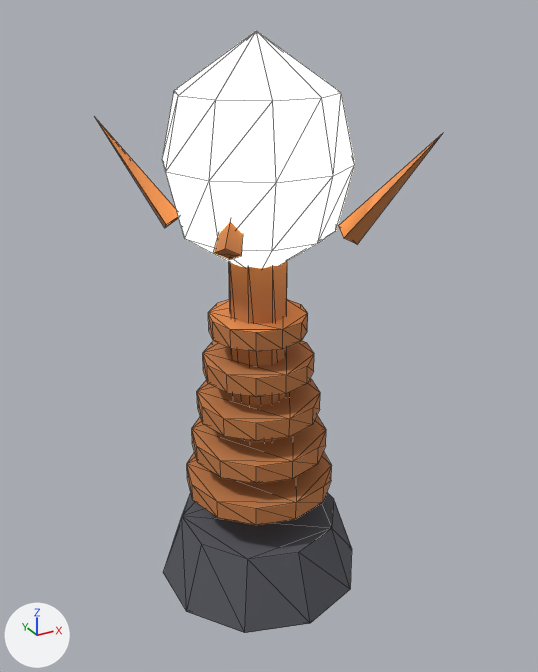
The glTF model game/assets/bauten/turm_blitz_kopf.gltf, before and after one commit.
Camera for both pictures: a 50 mm lens placed at (-1.31, -2.46, 2.37), pointed at (0.04, -0.02, 1.15). The axes (+X, +Y, +Z) are drawn at lower left. The lights are the same throughout. The first picture is the older version. Mesh edges are drawn as thin lines. Vertices at exactly the same position are counted once.

In view in the first picture: 'Kopf_blitz'.
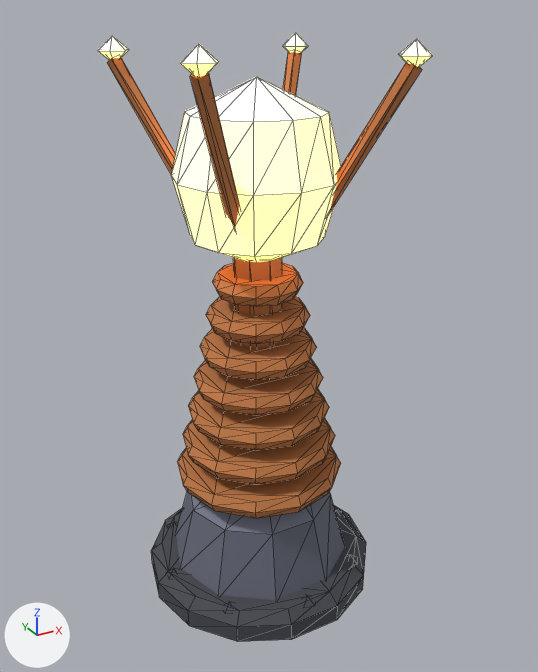
Where the change shows, as pixel boxes (x1, y1, x2, y2) in the pictures (538 x 672 px):
'Kopf_blitz', reshaped: before (96, 31, 443, 633); after (98, 33, 433, 642)
part 1 of me_kopf_blitz, added: after (233, 258, 282, 348)
part 2 of me_kopf_blitz, rebuilt (12% narrower, 21% shorter): before (162, 31, 355, 268); after (172, 76, 341, 262)
part 3 of me_kopf_blitz, rebuilt: before (187, 451, 332, 525); after (177, 447, 341, 518)
part 4 of me_kopf_blitz, rebuilt (11% shorter): before (208, 299, 308, 352); after (206, 297, 310, 344)
part 5 of me_kopf_blitz, rebuilt: before (197, 378, 320, 441); after (188, 389, 329, 450)
part 6 of me_kopf_blitz, rebuilt (13% wider): before (192, 416, 326, 484); after (183, 418, 335, 485)
part 7 of me_kopf_blitz, rebuilt (14% wider): before (163, 493, 352, 633); after (151, 505, 366, 642)
part 8 of me_kopf_blitz, deleted (orange): before (96, 119, 179, 228)
part 9 of me_kopf_blitz, deleted (orange): before (338, 133, 443, 244)
part 10 of me_kopf_blitz, reshaped: before (203, 221, 314, 443); after (98, 33, 433, 606)

Edits to the bpy script that builds the scene:
```text
Add mat_kopf_blitzleuchten:
    mat_kopf_blitzleuchten = bpy.data.materials.new('Kopf_blitzLeuchten')
    mat_kopf_blitzleuchten.use_nodes = True; mat_kopf_blitzleuchten.node_tree.nodes.clear()
    _N = mat_kopf_blitzleuchten.node_tree.nodes; _L = mat_kopf_blitzleuchten.node_tree.links
    n0 = _N.new('ShaderNodeBsdfPrincipled'); n0.name = 'Principled BSDF'
    n0.inputs[27].default_value = (1.0, 0.434, 0.0802, 1.0)  # 'Emission Color', orange #ffb050
    n0.inputs[28].default_value = 2.2  # 'Emission Strength'
    n1 = _N.new('ShaderNodeOutputMaterial'); n1.name = 'Material Output'
    n2 = _N.new('ShaderNodeVertexColor'); n2.name = 'Color Attribute'
    _L.new(n0.outputs[0], n1.inputs[0])  # 'BSDF' to 'Surface'
    _L.new(n2.outputs[0], n0.inputs[0])  # 'Color' to 'Base Color'
Add mat_vorkommen:
    mat_vorkommen = bpy.data.materials.new('Vorkommen')
    mat_vorkommen.use_nodes = True; mat_vorkommen.node_tree.nodes.clear()
    _N = mat_vorkommen.node_tree.nodes; _L = mat_vorkommen.node_tree.links
    n0 = _N.new('ShaderNodeBsdfPrincipled'); n0.name = 'Principled BSDF'
    n0.inputs[2].default_value = 0.85  # 'Roughness'
    n1 = _N.new('ShaderNodeOutputMaterial'); n1.name = 'Material Output'
    n2 = _N.new('ShaderNodeVertexColor'); n2.name = 'Color Attribute'
    _L.new(n0.outputs[0], n1.inputs[0])  # 'BSDF' to 'Surface'
    _L.new(n2.outputs[0], n0.inputs[0])  # 'Color' to 'Base Color'
Change me_kopf_blitz:
    remove me_kopf_blitz.from_pydata(...)  # 208 vertices, 368 faces; spans x -0.46..0.46, y -0.48..0.48, z 0.0..2.3
    remove me_kopf_blitz.materials.append(mat_burg)
    remove me_kopf_blitz.materials.append(mat_kopf_blitzglas)
    add me_kopf_blitz.from_pydata(...)  # 506 vertices, 904 faces; spans x -0.5..0.5, y -0.49..0.49, z 0.0..2.28
    me_kopf_blitz part 1: a new loose piece, an 8-sided cylinder along z spanning x -0.1..0.1, y -0.1..0.1, z 0.4..1.5, in mat_vorkommen
    me_kopf_blitz part 2: the loose piece of 32 vertices spanning x -0.36..0.36, y -0.34..0.34, z 1.4..2.3 is rebuilt with 38 vertices and now spans x -0.32..0.32, y -0.32..0.32, z 1.45..2.15, in mat_kopf_blitzleuchten
    me_kopf_blitz part 3: the loose piece of 24 vertices spanning x -0.32..0.32, y -0.32..0.32, z 0.45..0.53 is rebuilt with 36 vertices and now spans x -0.36..0.36, y -0.36..0.36, z 0.5..0.58, in mat_vorkommen
    me_kopf_blitz part 4: the loose piece of 24 vertices spanning x -0.2..0.2, y -0.2..0.2, z 1.17..1.25 is rebuilt with 36 vertices and now spans x -0.21..0.21, y -0.21..0.21, z 1.2..1.28, in mat_vorkommen
    me_kopf_blitz part 5: the loose piece of 24 vertices spanning x -0.26..0.26, y -0.26..0.26, z 0.81..0.89 is rebuilt with 36 vertices and now spans x -0.3..0.3, y -0.3..0.3, z 0.78..0.86, in mat_vorkommen
    me_kopf_blitz part 6: the loose piece of 24 vertices spanning x -0.29..0.29, y -0.29..0.29, z 0.63..0.71 is rebuilt with 36 vertices and now spans x -0.33..0.33, y -0.33..0.33, z 0.64..0.72, in mat_vorkommen
    me_kopf_blitz part 7: the loose piece of 20 vertices spanning x -0.43..0.43, y -0.45..0.45, z 0.0..0.3 is rebuilt with 42 vertices and now spans x -0.5..0.5, y -0.49..0.49, z 0.0..0.12, in mat_vorkommen
    me_kopf_blitz part 8: the loose piece of 5 vertices spanning x -0.46..-0.21, y 0.22..0.48, z 1.57..1.99 is deleted
    me_kopf_blitz part 9: the loose piece of 5 vertices spanning x 0.21..0.46, y -0.48..-0.22, z 1.57..1.99 is deleted
    me_kopf_blitz part 10: 50 vertices removed from x -0.29..0.29, y -0.28..0.28, z 0.3..1.99; 266 vertices added at x -0.46..0.47, y -0.46..0.46, z 0.08..2.28
    add me_kopf_blitz.materials.append(mat_vorkommen)
    add me_kopf_blitz.materials.append(mat_kopf_blitzleuchten)
```
